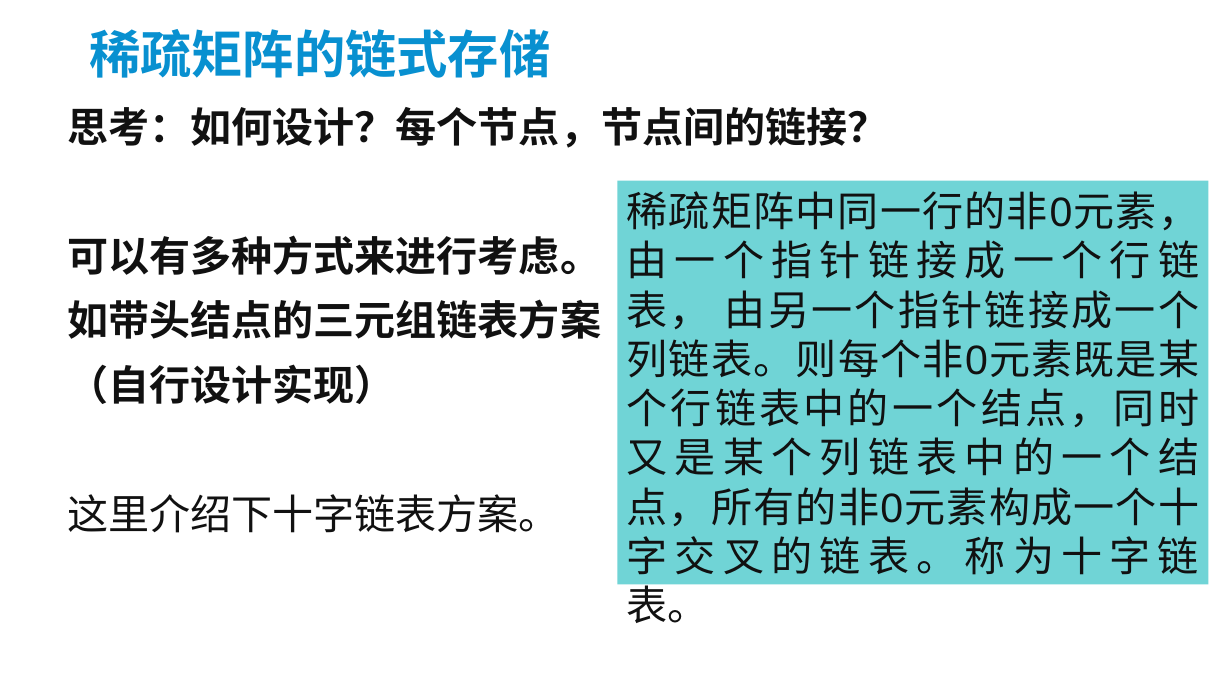
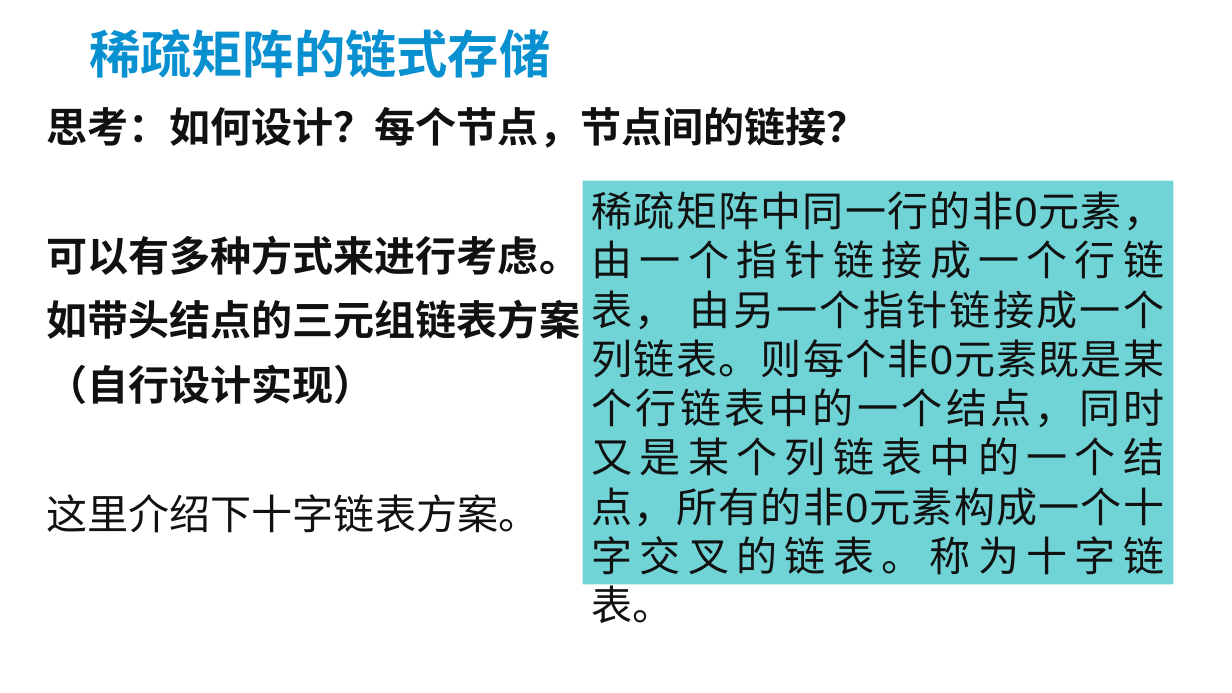
Before and after one commit to liupengyuan/Data_structure, a slide deck: slide 144 of 11.ppt (slide 143 before the commit). Drawn at 1232x693 pixels with LibreOffice and Linux fonts; fonts in the diff are those of the drawing. Boxes give left, top, right and bottom in pixels: in the first picture for what was removed or moved away, otherwise in the second. Text is boxed around its words. In the diff, an @@ line names an element or a change of style, - is before the commit and + after.

```diff
--- a/11.ppt
+++ b/11.ppt
@@ text "思考：如何设计？每个节点，节点间的链接？": place and size @@
-text "思考：如何设计？每个节点，节点间的链接？" at (67, 107, 889, 533)
+text "思考：如何设计？每个节点，节点间的链接？" at (46, 107, 868, 533)
@@ rectangle "稀疏矩阵中同一行的非0元素，由一个指针链接成一个行链表， 由另一个指针链接成一个列链表。则每个非0元素既是某个行链表中的 ...": place and size @@
-rectangle "稀疏矩阵中同一行的非0元素，由一个指针链接成一个行链表， 由另一个指针链接成一个列链表。则每个非0元素既是某个行链表中的 ..." at (617, 180, 1208, 584)
+rectangle "稀疏矩阵中同一行的非0元素，由一个指针链接成一个行链表， 由另一个指针链接成一个列链表。则每个非0元素既是某个行链表中的 ..." at (583, 180, 1174, 584)
```
Also in this commit, not shown: 10 other slides changed, 1 slide added.
